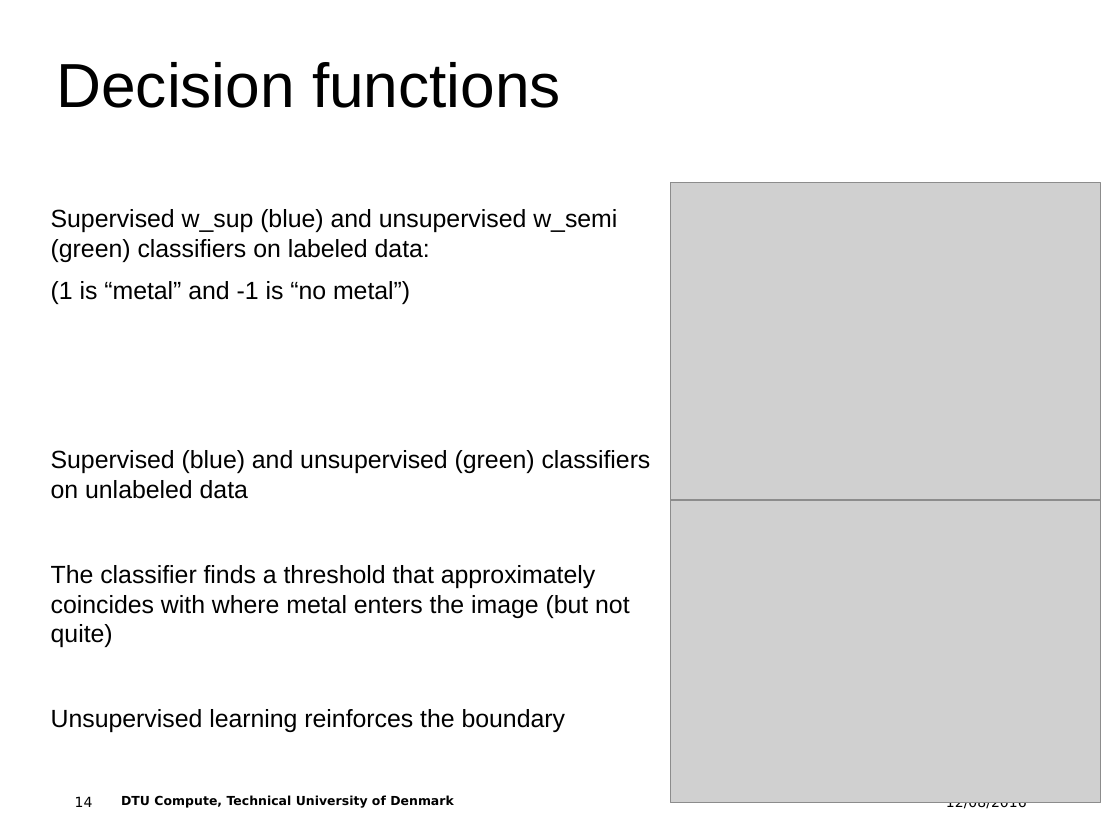
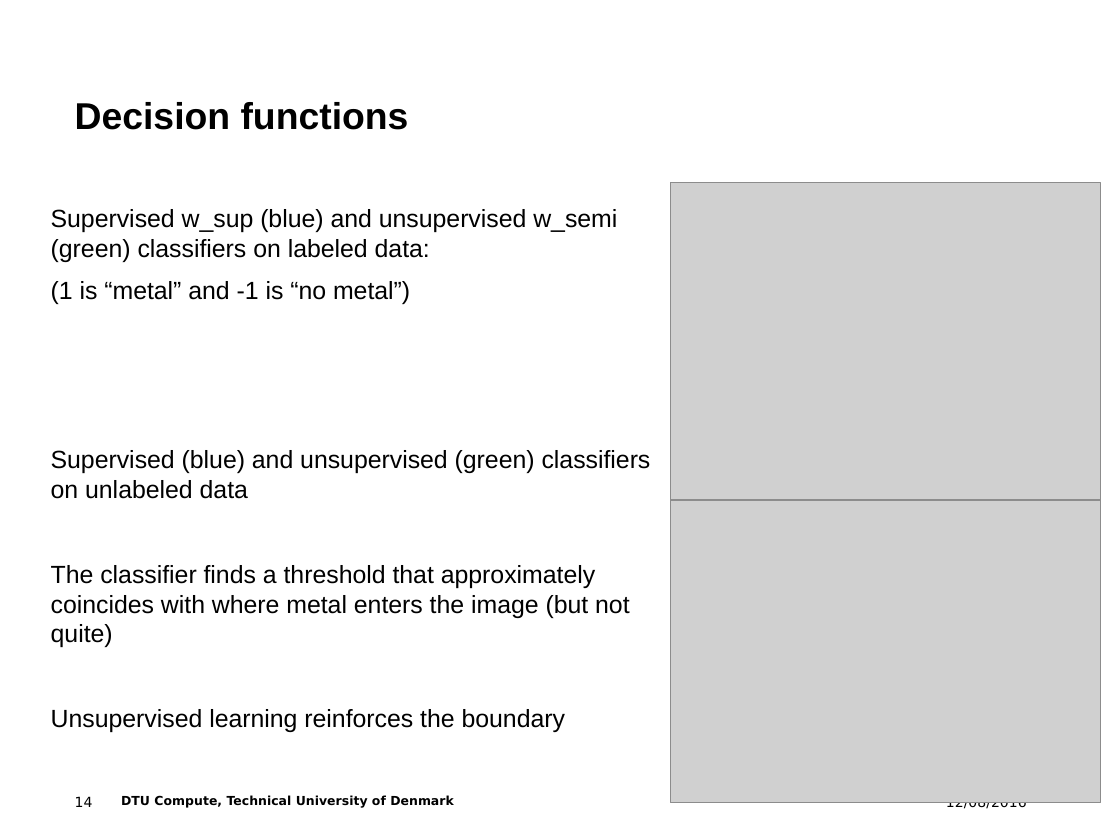
Before and after one commit to alcor-dtu/summer-school-2016, a slide deck: slide 14 of summer_school_presentation.pptx. Drawn at 1120x840 pixels with LibreOffice and Linux fonts; fonts in the diff are those of the drawing; grey boxes stand for pictures; background and template pictures are left out. Boxes give left, top, right and bottom in pixels: in the first picture for what was removed or moved away, otherwise in the second. Text is boxed around its words. In the diff, an @@ line names an element or a change of style, - is before the commit and + after.

```diff
--- a/summer_school_presentation.pptx
+++ b/summer_school_presentation.pptx
@@ title "Decision functions": place and size @@
-title "Decision functions" at (57, 62, 561, 108)
+title "Decision functions" at (75, 102, 409, 130)
@@ title "Decision functions" at (75, 102, 409, 130): size 40 to 24 pt, bold on; alignment centre to left; less space between paragraphs; vertical alignment middle to bottom @@
```
Also in this commit, not shown: 10 other slides changed.
